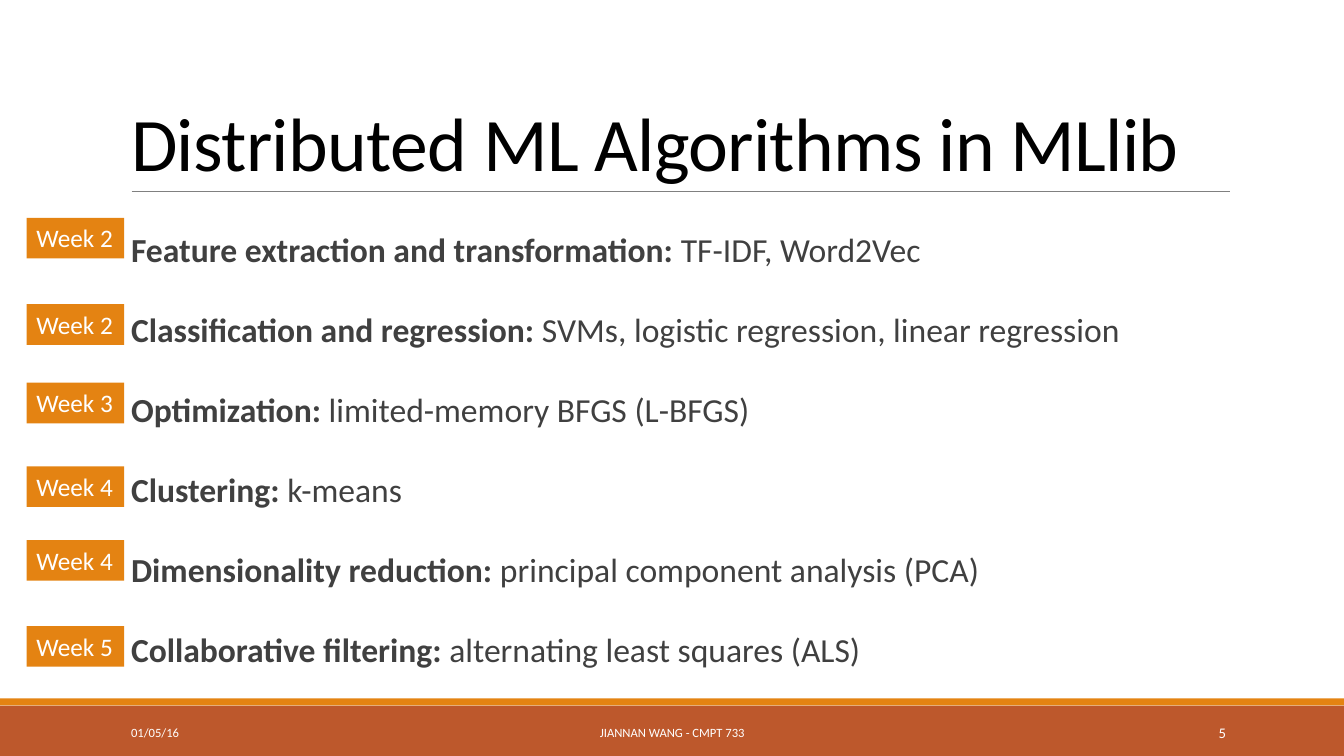
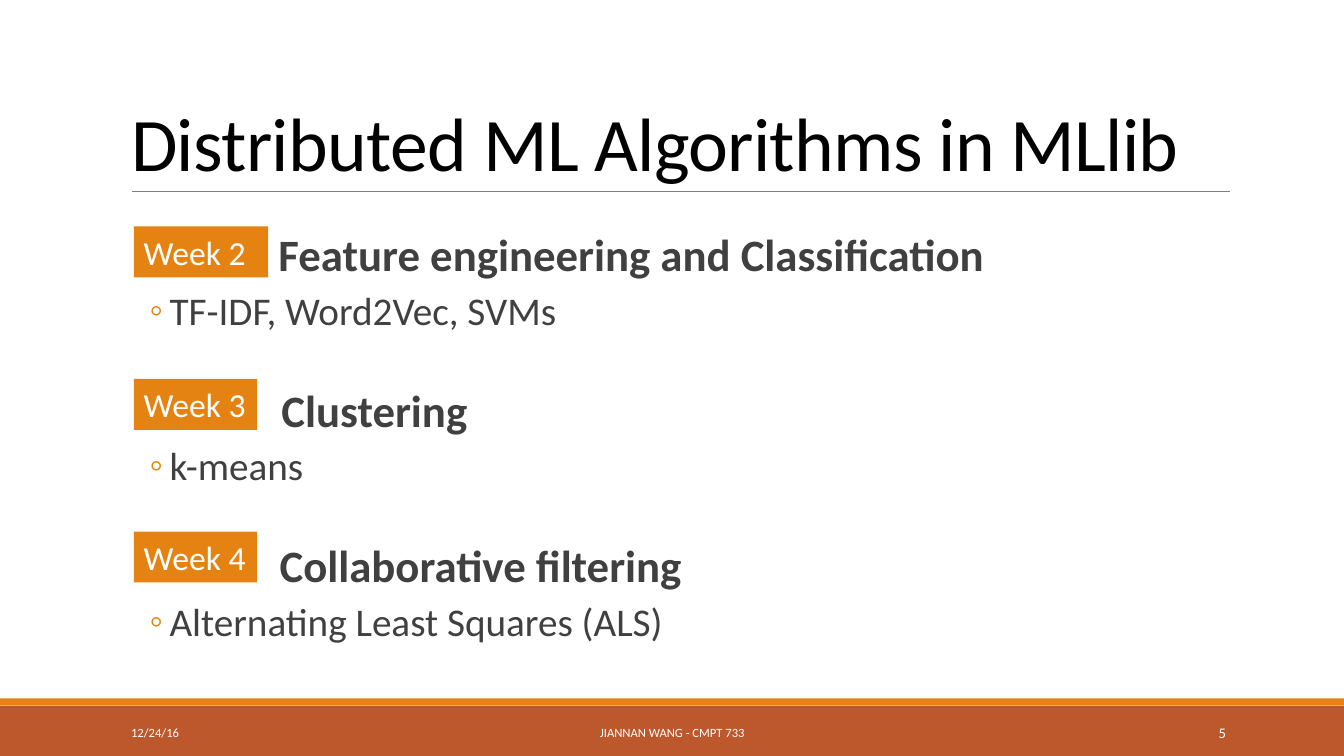
Before and after one commit to ZhensongQian/cmpt733, a slide deck: slide 5 of Lectures/Lec1/lec1-2.pptx. Drawn at 1344x756 pixels with LibreOffice and Linux fonts; fonts in the diff are those of the drawing. Boxes give left, top, right and bottom in pixels: in the first picture for what was removed or moved away, otherwise in the second. Text is boxed around its words. In the diff, an @@ line names an element or a change of style, - is before the commit and + after.

```diff
--- a/Lectures/Lec1/lec1-2.pptx
+++ b/Lectures/Lec1/lec1-2.pptx
@@ rectangle "Week 2" resized from (x1=26, y1=218, x2=124, y2=258) to (x1=134, y1=227, x2=268, y2=277) @@
@@ text at (x1=170, y1=238, x2=984, y2=643): text changed; size 24 to 32 pt; bold on @@
-  Feature extraction and transformation: TF-IDF, Word2Vec
-  Classification and regression: SVMs, logistic regression, linear regression
-  Optimization: limited-memory BFGS (L-BFGS)
-  Clustering: k-means
-  Dimensionality reduction: principal component analysis (PCA)
-  Collaborative filtering: alternating least squares (ALS)
+  Week 2. Feature engineering and Classification
+  ◦ TF-IDF, Word2Vec, SVMs
+  Clustering
+  ◦ k-means
+  Collaborative filtering
+  ◦ Alternating Least Squares (ALS)
@@ rectangle removed at (x1=26, y1=304, x2=124, y2=345) @@
-Week 2
@@ size 18 to 24 pt in 3 elements at (x1=134, y1=227, x2=268, y2=277), (x1=134, y1=531, x2=257, y2=582), (x1=134, y1=379, x2=257, y2=430) @@
@@ rectangle "Week 3" resized from (x1=26, y1=383, x2=124, y2=423) to (x1=134, y1=379, x2=257, y2=430) @@
@@ rectangle "Week 4" resized from (x1=26, y1=467, x2=124, y2=507) to (x1=134, y1=531, x2=257, y2=582) @@
@@ rectangle removed at (x1=26, y1=540, x2=124, y2=581) @@
-Week 4
@@ rectangle removed at (x1=26, y1=626, x2=124, y2=666) @@
-Week 5
@@ text at (x1=131, y1=728, x2=179, y2=738): text changed @@
-01/05/16
+12/24/16
```
Also in this commit, not shown: 19 other slides changed, 2 other files.
